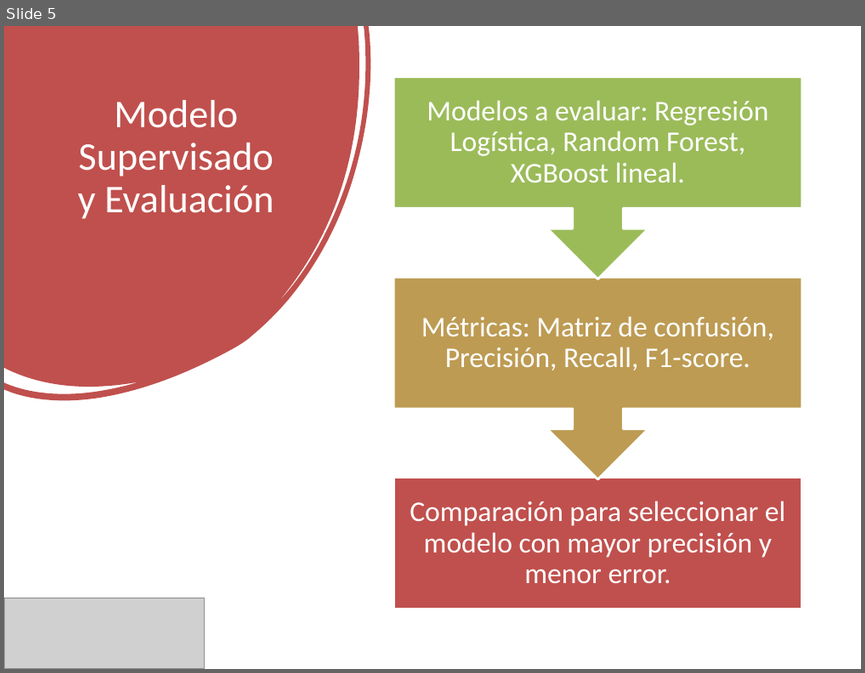
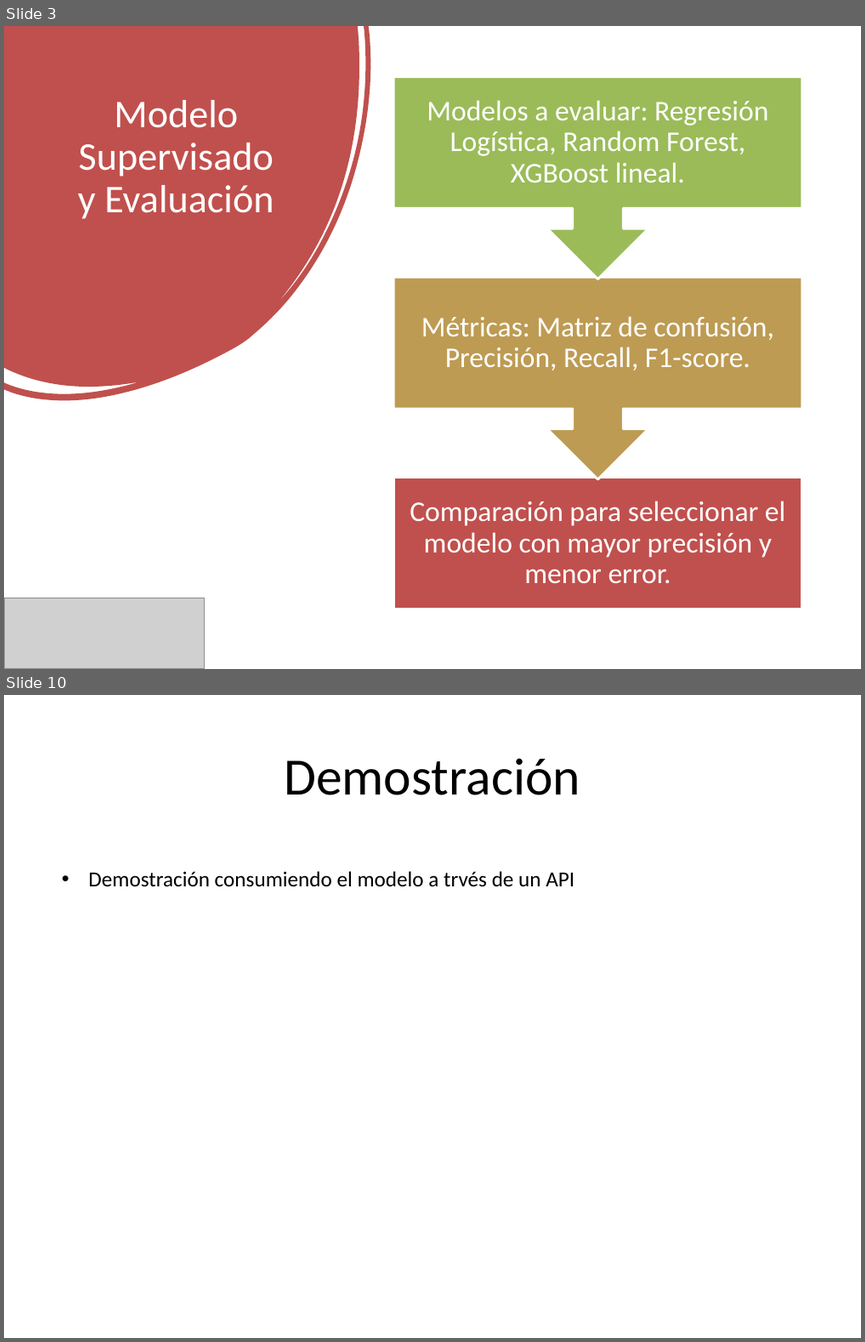
Before and after one commit to andreess891/Proyecto1_UdeM, a slide deck: Modelo_Clasificacion_Desviaciones.pptx. Shown one above the other, each under a label of ours: slide 5 before the commit, slides 3 and 10 after it; the slides between them are not shown. The pictures are 865x673 and 865x1342 pixels, drawn with LibreOffice and Linux fonts; fonts in the diff are those of the drawing; grey boxes stand for pictures. Boxes give left, top, right and bottom in pixels: in the first picture for what was removed or moved away, otherwise in the second. Text is boxed around its words. In the diff, an @@ line names an element or a change of style, - is before the commit and + after.

```diff
--- a/Modelo_Clasificacion_Desviaciones.pptx
+++ b/Modelo_Clasificacion_Desviaciones.pptx
@@ slide 10 added at bbox=[4, 695, 861, 1338], background #FFFFFF @@
@@ title added at bbox=[284, 758, 580, 795], 44 pt, text #000000 @@
+Demostración
@@ text added at bbox=[88, 871, 574, 887], 18 pt, text #000000 @@
+• Demostración consumiendo el modelo a trvés de un API
@@ what was slide 5 is now slide 3 @@
```
Also in this commit, not shown: 1 slide changed, 4 other slides added, 1 slide removed, 4 other files.
